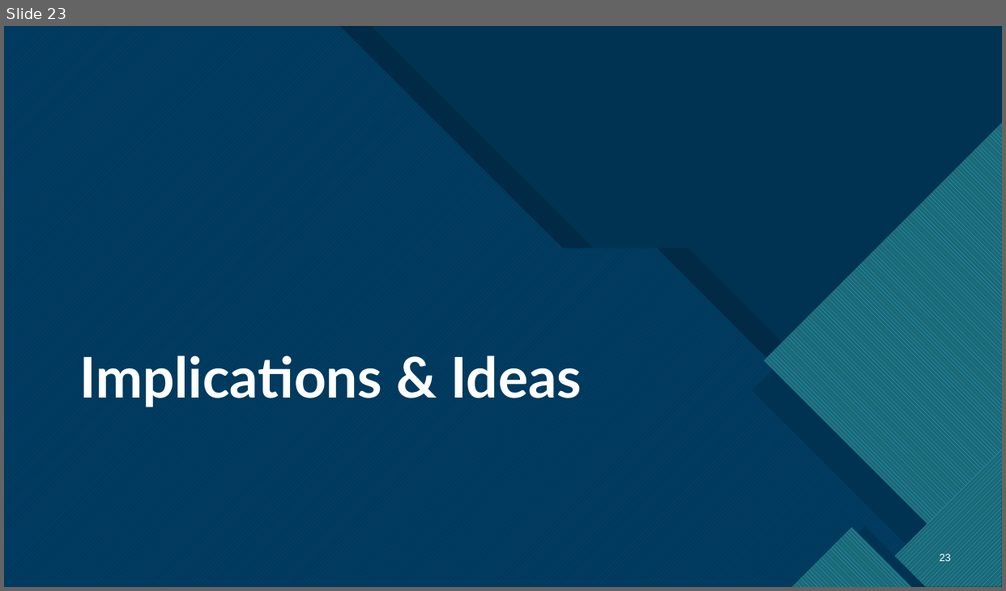
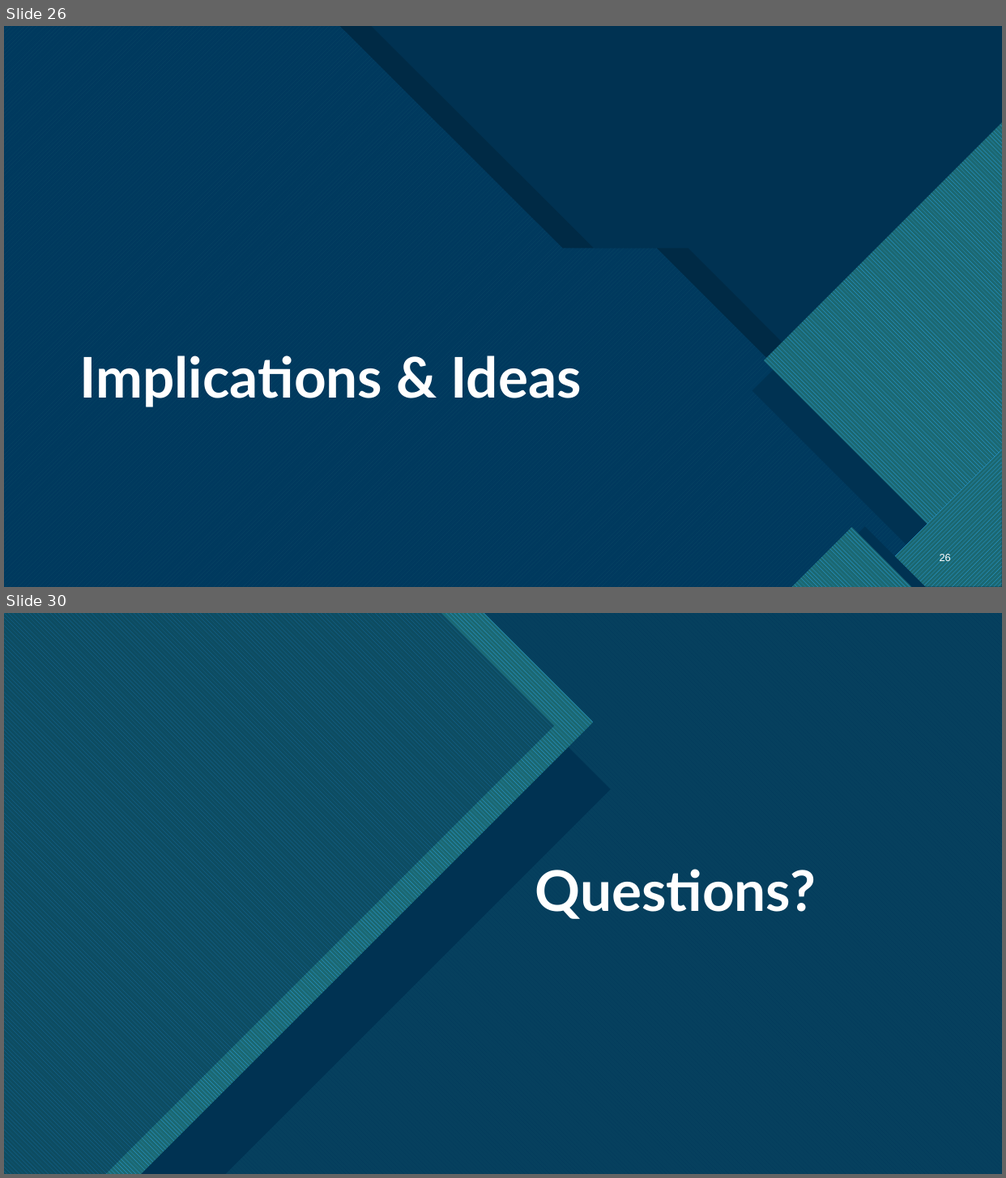
Before and after one commit to HunBurry/hon450-451, a slide deck: docs/Honors Thesis Presentation.pptx. Shown one above the other, each under a label of ours: slide 23 before the commit, slides 26 and 30 after it; the slides between them are not shown. The pictures are 1006x591 and 1006x1178 pixels, drawn with LibreOffice and Linux fonts; fonts in the diff are those of the drawing. Boxes give left, top, right and bottom in pixels: in the first picture for what was removed or moved away, otherwise in the second. Text is boxed around its words. In the diff, an @@ line names an element or a change of style, - is before the commit and + after.

```diff
--- a/docs/Honors Thesis Presentation.pptx
+++ b/docs/Honors Thesis Presentation.pptx
@@ slide 30 added at <box>4,613,1002,1174</box>, background #FFFFFF; not listed: 9 template elements that a slide beside it also shows @@
@@ rectangle added at <box>4,613,1002,1174</box>, fill #0065A4 @@
@@ freeform shape added at <box>4,613,1002,1174</box>, fill #47C3D3 at 74% opacity @@
@@ freeform shape added at <box>4,613,1002,1174</box>, fill pattern #0065A4 on #47C3D3 @@
@@ freeform shape added at <box>4,613,1002,1174</box>, fill #003352 at 90% opacity @@
@@ freeform shape added at <box>4,613,611,1174</box>, fill #003352 @@
@@ freeform shape added at <box>4,613,594,1174</box>, fill pattern #2FAFFF on #1B6872 @@
@@ freeform shape added at <box>4,613,555,1174</box>, fill #003352 at 51% opacity @@
@@ title added at <box>535,869,816,919</box>, 54 pt, text #FFFFFF, bold @@
+Questions?
@@ what was slide 23 is now slide 26 @@
@@ page number at <box>940,554,951,564</box>: text changed @@
-23
+26
```
Also in this commit, not shown: 3 slides changed, 8 other slides added, 11 slides removed.
